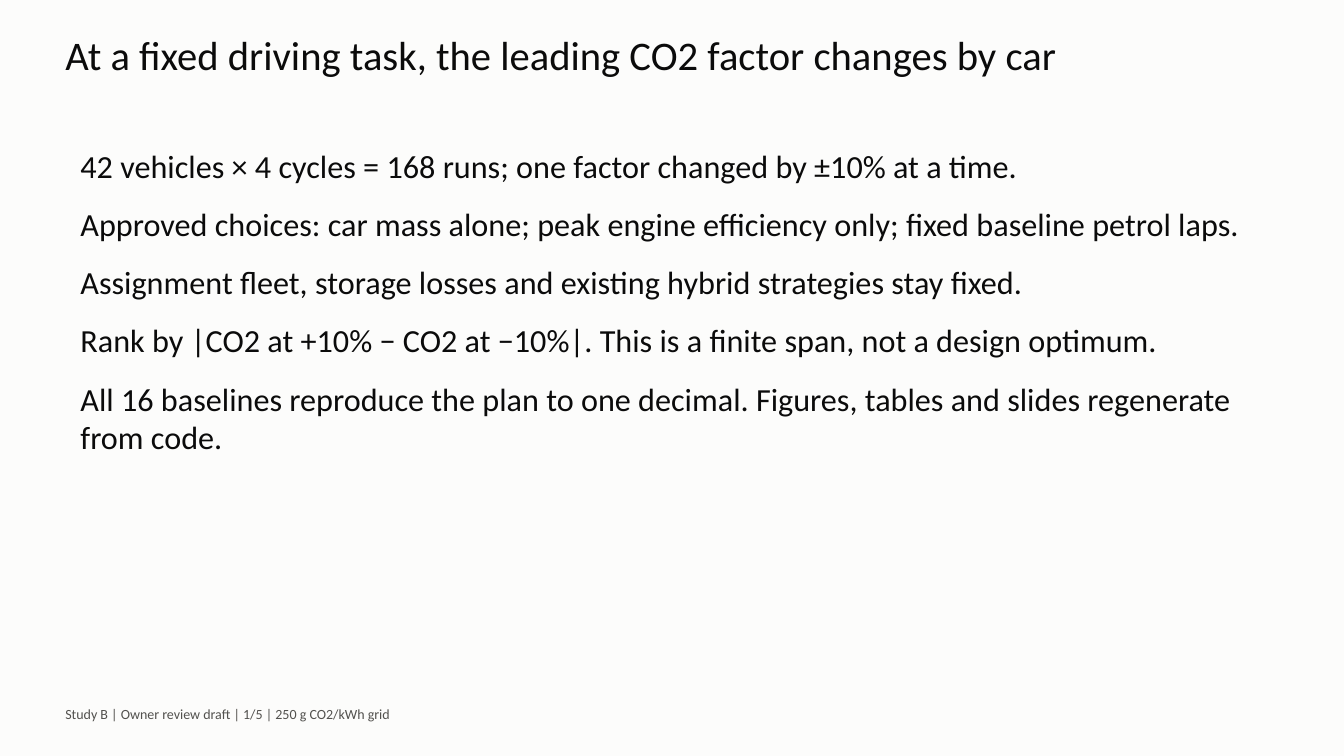
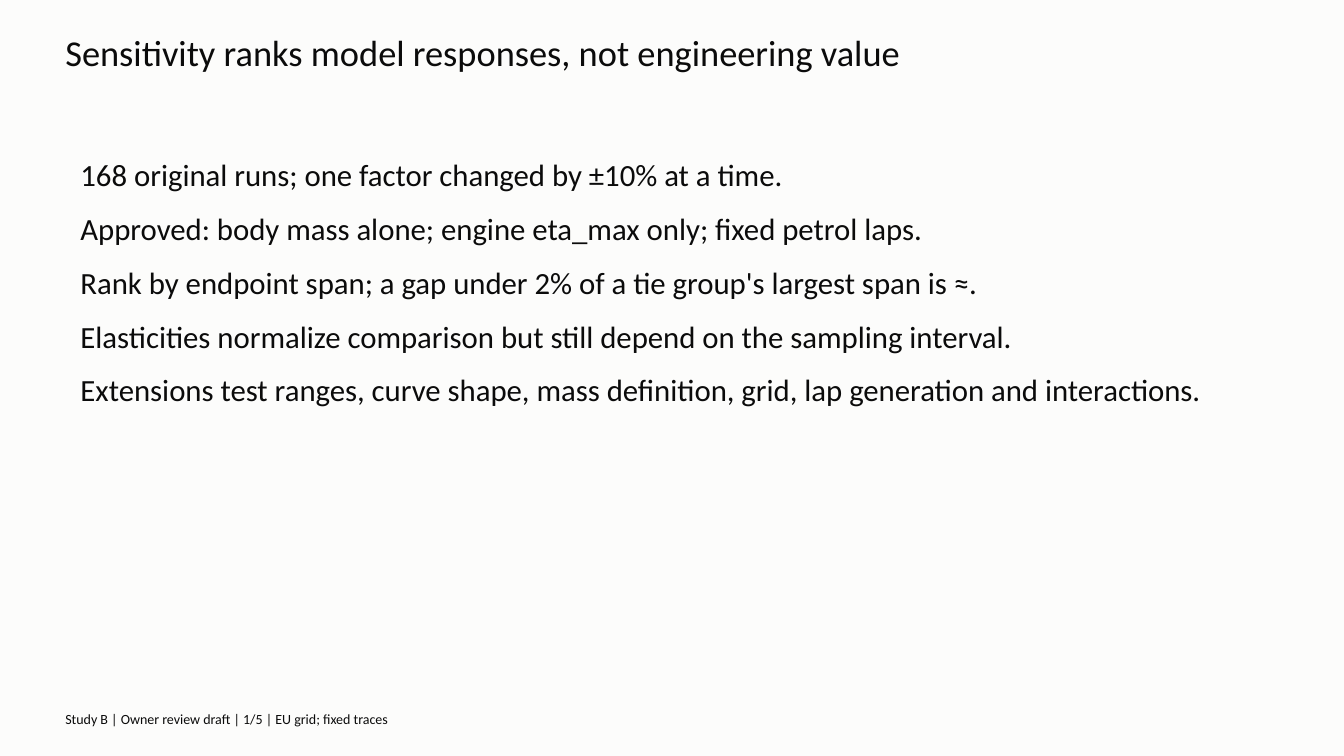
Before and after one commit to fzizzle/pwt-co2-simulation, a slide deck: slide 1 of docs/study-b-slides.pptx. Drawn at 1344x756 pixels with LibreOffice and Linux fonts; fonts in the diff are those of the drawing. Boxes give left, top, right and bottom in pixels: in the first picture for what was removed or moved away, otherwise in the second. Text is boxed around its words. In the diff, an @@ line names an element or a change of style, - is before the commit and + after.

Commit message:
Address Study B review and add robustness experiments

```diff
--- a/docs/study-b-slides.pptx
+++ b/docs/study-b-slides.pptx
@@ text at [65,40,900,73]: text changed; size 29 to 26 pt @@
-At a fixed driving task, the leading CO2 factor changes by car
+Sensitivity ranks model responses, not engineering value
@@ text at [80,164,1200,407]: text changed; size 23 to 22 pt @@
-42 vehicles × 4 cycles = 168 runs; one factor changed by ±10% at a time.
-Approved choices: car mass alone; peak engine efficiency only; fixed baseline petrol laps.
-Assignment fleet, storage losses and existing hybrid strategies stay fixed.
-Rank by |CO2 at +10% − CO2 at −10%|. This is a finite span, not a design optimum.
-All 16 baselines reproduce the plan to one decimal. Figures, tables and slides regenerate from code.
+168 original runs; one factor changed by ±10% at a time.
+Approved: body mass alone; engine eta_max only; fixed petrol laps.
+Rank by endpoint span; a gap under 2% of a tie group's largest span is ≈.
+Elasticities normalize comparison but still depend on the sampling interval.
+Extensions test ranges, curve shape, mass definition, grid, lap generation and interactions.
@@ text at [65,714,388,727]: text changed; text colour #52514E to #0B0B0B @@
-Study B | Owner review draft | 1/5 | 250 g CO2/kWh grid
+Study B | Owner review draft | 1/5 | EU grid; fixed traces
```
Also in this commit, not shown: 3 other slides changed, 1 slide added, 1 slide removed, 29 other files.
